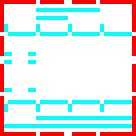
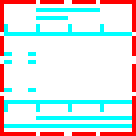
Layered file, before and after one edit (136 x 136). Changes by layer:
painted on "Pasted Layer" over left=4, top=32, right=104, bottom=104
